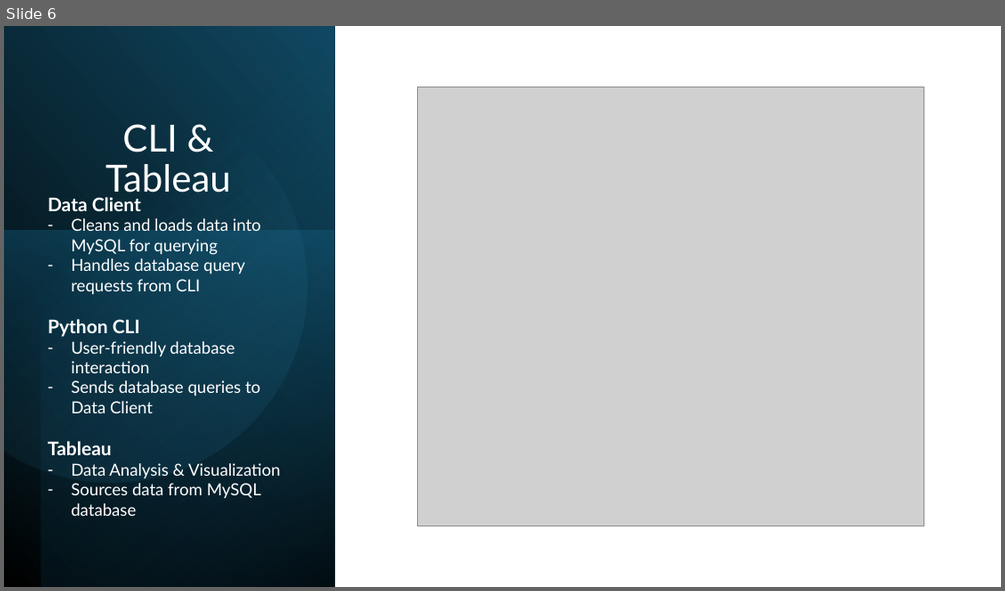
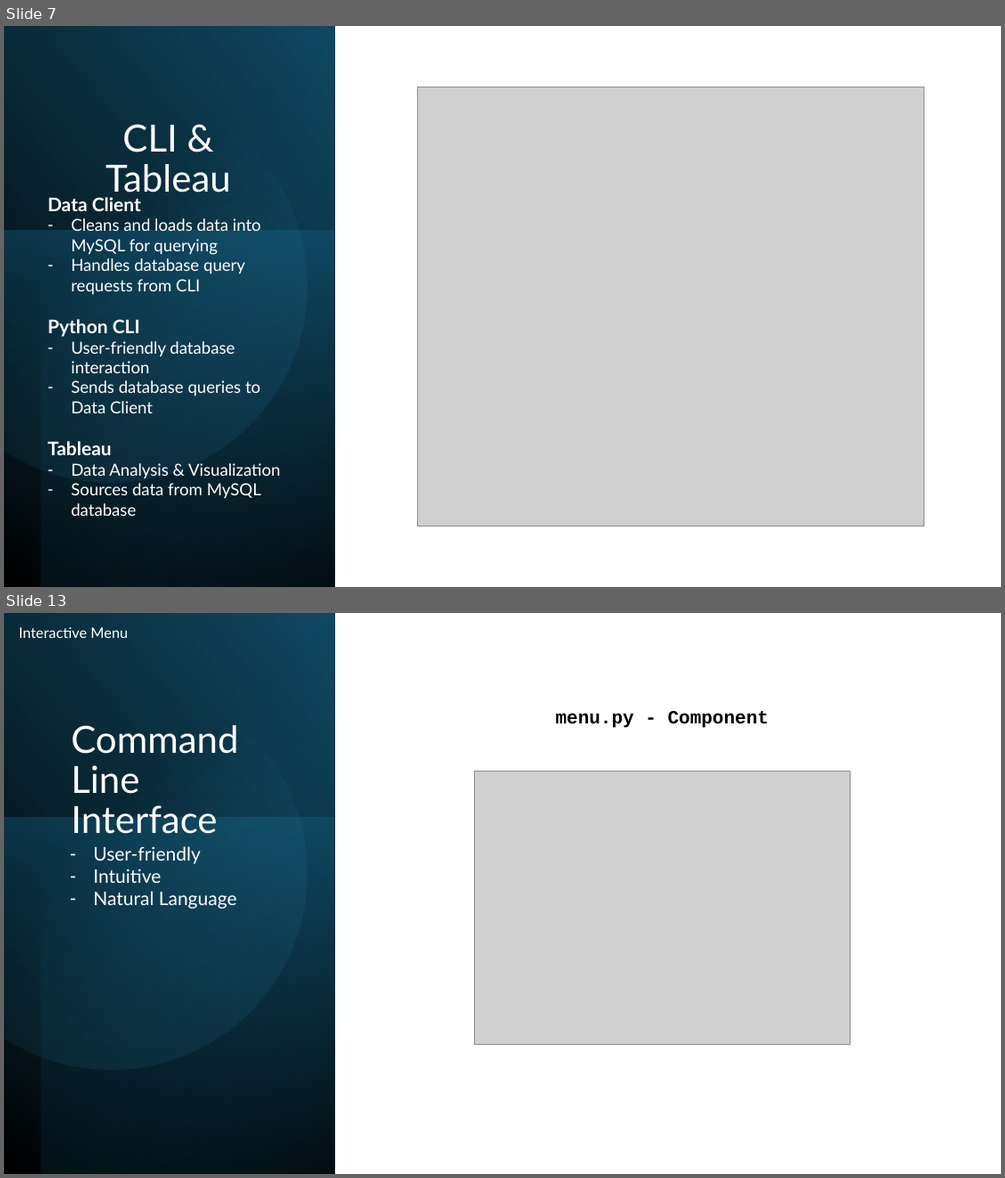
Before and after one commit to kencopas/Projects, a slide deck: Capstone/docs/Project Presentation.pptx. Shown one above the other, each under a label of ours: slide 6 before the commit, slides 7 and 13 after it; the slides between them are not shown. The pictures are 1005x591 and 1005x1178 pixels, drawn with LibreOffice and Linux fonts; fonts in the diff are those of the drawing; grey boxes stand for pictures. Boxes give left, top, right and bottom in pixels: in the first picture for what was removed or moved away, otherwise in the second. Text is boxed around its words. In the diff, an @@ line names an element or a change of style, - is before the commit and + after.

```diff
--- a/Capstone/docs/Project Presentation.pptx
+++ b/Capstone/docs/Project Presentation.pptx
@@ slide 13 added at [4, 613, 1001, 1174], background #FFFFFF @@
@@ rectangle added at [4, 613, 334, 1174], fill gradient #000000 to #104862 @@
@@ text added at [19, 627, 128, 638], 14 pt, text #FFFFFF @@
+Interactive Menu
@@ rectangle added at [41, 613, 334, 1174], fill gradient #000000 to #156082 @@
@@ freeform shape added at [4, 652, 342, 1104], fill gradient #46B1E1 to #104862 @@
@@ text added at [556, 711, 769, 728], 18 pt, text #000000, bold @@
+menu.py - Component
@@ title added at [71, 725, 238, 834], 36 pt, text #FFFFFF @@
+Command Line Interface
@@ picture added at [474, 771, 850, 1044] @@
@@ rectangle added at [4, 818, 334, 1174], fill gradient #156082 to #0B3041 @@
@@ text added at [93, 846, 237, 908], 18 pt, text #FFFFFF @@
+– User-friendly
+– Intuitive
+– Natural Language
@@ what was slide 6 is now slide 7 @@
```
Also in this commit, not shown: 4 slides changed, 9 other slides added, 2 slides removed, 17 other files.
